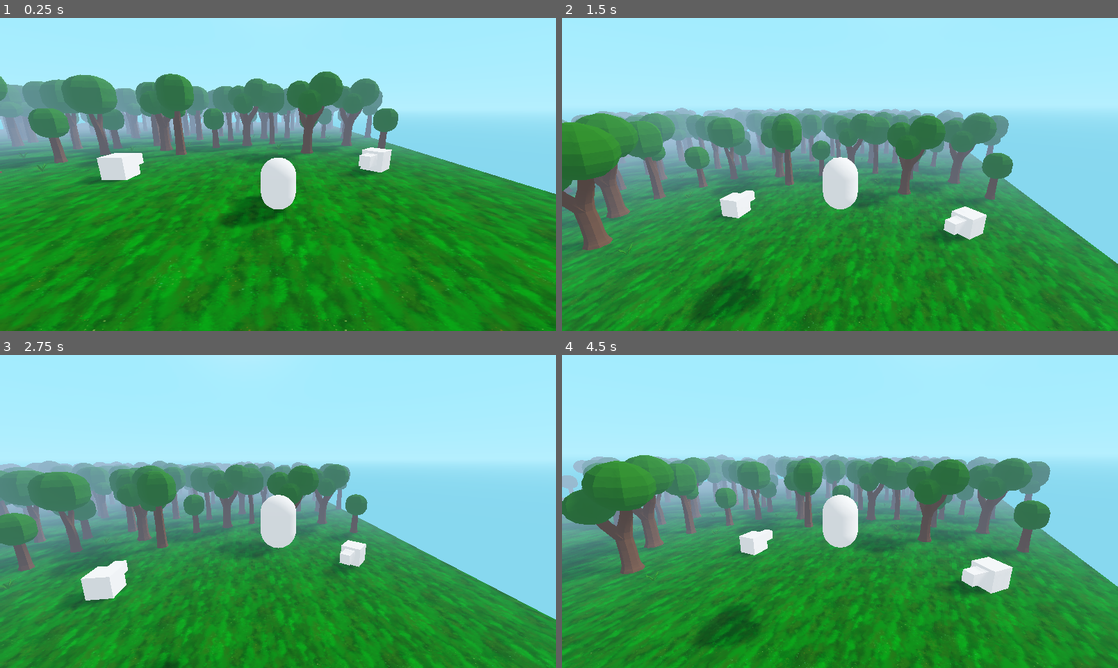
Above: before the commit, frames 1-4 (two rows, left to right).
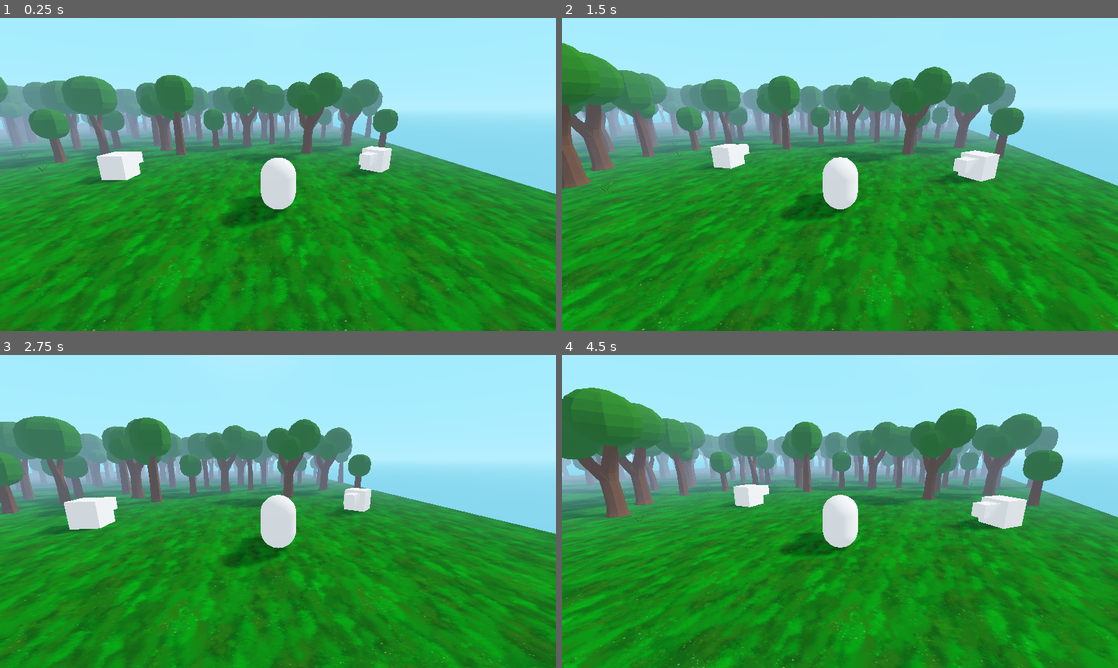
Above: after the commit, the same moments.

Repository: robbyhunt/godot-demos
Game: Godot game, scene res://TestScene/TestScene.tscn
Same seed, same stepped clock (60 frames per second), same inputs: the game is played once before the commit and once after it.
Inputs (mouse positions are in pixels of both pictures, inside the frame that each line leads up to):
- Up to frame 1 (0.25 s): no input
- Up to frame 2 (1.5 s): tap Enter (ui_accept) at 0.5, 0.77 s; move the mouse to (867, 174) at 0.52 s; hold Up (ui_up) from 0.53 s (still down); tap Space at 0.6, 1.35 s; move the mouse to (812, 174) at 1.27 s
- Up to frame 3 (2.75 s): keep holding Up (ui_up); tap Enter (ui_accept) at 1.52 s; move the mouse to (289, 505) at 2.02 s; tap Space at 2.1 s
- Up to frame 4 (4.5 s): keep holding Up (ui_up); move the mouse to (834, 517) at 2.77 s; tap Space at 2.85, 3.6, 4.35 s; tap Enter (ui_accept) at 3.02, 3.77 s; move the mouse to (878, 514) at 3.52 s; move the mouse to (795, 508) at 4.27 s

The runs differ from the first frame. In frame 1, 0.8% of the frame differs, in the area x 0-81%, y 17-58%; in frame 2, 57%; in frame 3, 51%; in frame 4, 58%, in the area x 0-100%, y 10-100%.

Commit message:
transitions into and out of combat

Diff:
--- a/Turn based combat/CombatSystem/ActiveTurnQueue.gd
+++ b/Turn based combat/CombatSystem/ActiveTurnQueue.gd
@@ -39,6 +39,10 @@
 			_party_members.append(battler)
 		else:
 			_opponents.append(battler)
+
+	# Wait for battlers to get into position before starting the combat logic
+	# REPLACE at some point with a check that each participating battler is ready
+	yield(get_tree().create_timer(2.5), "timeout")
 	set_is_active(true)
 
 
--- a/Turn based combat/CombatSystem/Battler/Animation/BattlerAnim.gd
+++ b/Turn based combat/CombatSystem/Battler/Animation/BattlerAnim.gd
@@ -13,17 +13,33 @@
 # Controls the direction in which the battler looks and moves.
 export (Direction) var direction := Direction.RIGHT setget set_direction
 
-var _translation_start := Vector3.ZERO
-
 onready var anim_player: AnimationPlayer = $Pivot/AnimationPlayer
 onready var anim_player_damage: AnimationPlayer = $Pivot/AnimationPlayerDamage
 onready var anchor_front: Spatial = $FrontAnchor
 onready var anchor_top: Spatial = $TopAnchor
 onready var tween: Tween = $Tween
+onready var battler_base = get_parent()
 
 
-func _ready() -> void:
-	_translation_start = translation
+func combat_init(target_posit: Vector3, enemy_posit: Vector3):
+	# Look at target move position, then move to it
+	battler_base.look_at(target_posit, Vector3.UP)
+	tween.interpolate_property(battler_base, "global_transform:origin", battler_base.global_transform.origin, target_posit, 2, Tween.TRANS_QUAD)
+	tween.start()
+	yield(tween, "tween_completed")
+
+	# I need to know the target rotation_degrees but idk how to do that without applying the altered transform.
+	# Tweening the transform gives a weird effect so I'm setting the new transform, grabbing the rot value,
+	# then setting the og transform back BEFORE tweening to rotate. I know this is terrible but it's temporary lol.
+	# REPLACE
+	var start_transform = battler_base.global_transform
+	var target_transform = battler_base.global_transform.looking_at(enemy_posit, Vector3.UP)
+	battler_base.global_transform = target_transform
+	var target_rot = battler_base.rotation_degrees
+	battler_base.global_transform = start_transform
+	# Smooth look at the enemy position
+	tween.interpolate_property(battler_base, "rotation_degrees", battler_base.rotation_degrees, target_rot, 1, Tween.TRANS_QUAD)
+	tween.start()
 
 
 func play(anim_name: String) -> void:
--- a/Turn based combat/CombatSystem/Battler/Battler.gd
+++ b/Turn based combat/CombatSystem/Battler/Battler.gd
@@ -67,11 +67,10 @@
 
 # Called when combat is started to move battler into position and have it look at the enemy.
 # Also disables controller if battler is player controlled.
-func battle_posit_setup(move_posit, look_posit) -> void:
+func combat_init(target_posit: Vector3, enemy_posit: Vector3) -> void:
 	if is_player_controlled():
 		get_node("Controller").active = false
-	global_transform.origin = move_posit
-	look_at(look_posit, Vector3.UP)
+	battler_anim.combat_init(target_posit, enemy_posit)
 
 
 # Called on player battler when combat ends in victory
--- a/Turn based combat/CombatSystem/Battler/Characters/Bear.tscn
+++ b/Turn based combat/CombatSystem/Battler/Characters/Bear.tscn
@@ -42,9 +42,6 @@
 
 [node name="BattlerAnim" parent="." instance=ExtResource( 8 )]
 
-[node name="Pivot" parent="BattlerAnim" index="0"]
-transform = Transform( 1, 0, 0, 0, 1, 0, 0, 0, 1, 0, 0, 0 )
-
 [node name="MeshInstance" type="MeshInstance" parent="BattlerAnim/Pivot" index="0"]
 transform = Transform( 1, 0, 0, 0, -4.37114e-08, 1, 0, -1, -4.37114e-08, 0, 1.5, 0 )
 mesh = SubResource( 2 )
--- a/Turn based combat/CombatSystem/CombatDemo.gd
+++ b/Turn based combat/CombatSystem/CombatDemo.gd
@@ -9,7 +9,7 @@
 onready var ui_turn_bar := $UI/UITurnBar
 onready var ui_battler_hud_list := $UI/UIBattlerHUDList
 onready var ui_damage_label_builder := $UI/UIDamageLabelBuilder
-onready var camera = $Camera
+onready var camera := $Camera
 
 
 func _ready() -> void:
@@ -27,7 +27,6 @@
 	ui_turn_bar.setup(battlers)
 	ui_battler_hud_list.setup(in_party)
 	ui_damage_label_builder.setup(battlers, active_turn_queue)
-	camera.set_current(true)
 
 
 # Returns an array of `Battler` who are in the same team as `actor`, including `actor`.
--- a/Turn based combat/CombatSystem/CombatDemo.tscn
+++ b/Turn based combat/CombatSystem/CombatDemo.tscn
@@ -12,7 +12,7 @@
 [node name="CombatDemo" type="Spatial"]
 script = ExtResource( 2 )
 
-[node name="Camera" type="Camera" parent="."]
+[node name="Camera" type="Position3D" parent="."]
 transform = Transform( 0.679556, -0.186076, 0.709633, 0, 0.967299, 0.25364, -0.733623, -0.172363, 0.657334, 7.90062, 4.50731, 6.19524 )
 
 [node name="Player" type="Position3D" parent="."]
--- a/Turn based combat/TestScene/TestScene.gd
+++ b/Turn based combat/TestScene/TestScene.gd
@@ -22,15 +22,36 @@
 	# Connect to end of combat signal from new combat scene to determine what happens after
 	new_combat.connect("combat_ended", self, "_on_combat_end")
 
+	# Spawn a new camera at the player's camera location, then move it to the battle camera position and set it active
+	var player_camera_posit = player_battler.get_node("Controller/InnerGimbal/Camera").global_transform
+	var new_camera = Camera.new()
+	var new_tween = Tween.new()
+	new_tween.name = "Tween"
+	new_camera.add_child(new_tween)
+	new_camera.global_transform = player_camera_posit
+	new_camera.name = "CombatCamera"
+	new_combat.add_child(new_camera)
+	new_camera.set_current(true)
+	new_tween.interpolate_property(new_camera, "global_transform", player_camera_posit, new_combat.camera.global_transform, 3, Tween.TRANS_CUBIC, Tween.EASE_OUT)
+	new_tween.start()
+
 	# Disable player controller and move battlers to battle position, then have them look at each other
-	player_battler.battle_posit_setup(new_combat.get_node("Player").global_transform.origin, new_combat.get_node("Enemy").global_transform.origin)
-	enemy_battler.battle_posit_setup(new_combat.get_node("Enemy").global_transform.origin, new_combat.get_node("Player").global_transform.origin)
+	player_battler.combat_init(new_combat.get_node("Player").global_transform.origin, new_combat.get_node("Enemy").global_transform.origin)
+	enemy_battler.combat_init(new_combat.get_node("Enemy").global_transform.origin, new_combat.get_node("Player").global_transform.origin)
 
+	# Start combat nodes setup + init battle
 	new_combat.setup([enemy_battler, player_battler])
 
 
 func _on_combat_end(result: String):
 	if result == "Victory":
-		yield(get_tree().create_timer(2.0), "timeout")
+		var tween = _combat_scene.get_node("CombatCamera/Tween")
+		var camera = _combat_scene.get_node("CombatCamera")
+		var player_camera = _player_battler.get_node("Controller/InnerGimbal/Camera")
+		tween.interpolate_property(camera, "global_transform", camera.global_transform, player_camera.global_transform, 3, Tween.TRANS_CUBIC, Tween.EASE_OUT)
+		tween.start()
+		yield(tween, "tween_completed")
 		_player_battler.end_combat()
 		_combat_scene.queue_free()
+		_combat_scene = null
+		_player_battler = null
--- a/Turn based combat/TestScene/TestScene.tscn
+++ b/Turn based combat/TestScene/TestScene.tscn
@@ -45,7 +45,7 @@
 shadow_enabled = true
 
 [node name="CSGBox" type="CSGBox" parent="."]
-transform = Transform( 1, 0, 0, 0, 1, 0, 0, 0, 1, -22, 0, -32 )
+transform = Transform( 1, 0, 0, 0, 1, 0, 0, 0, 1, -22, -0.125, -32 )
 use_collision = true
 width = 100.0
 height = 0.25
@@ -53,7 +53,7 @@
 material = SubResource( 1 )
 
 [node name="Trees" type="Spatial" parent="."]
-transform = Transform( 2, 0, 0, 0, 2, 0, 0, 0, 2, 0, 0.125, 0 )
+transform = Transform( 2, 0, 0, 0, 2, 0, 0, 0, 2, 0, -0.125, 0 )
 
 [node name="Hilly_Prop_Tree_Oak_4" parent="Trees" instance=ExtResource( 6 )]
 transform = Transform( 1, 0, 0, 0, 1, 0, 0, 0, 1, 0.0591846, -1.19209e-07, -11.4789 )
@@ -119,7 +119,7 @@
 transform = Transform( 1, 0, 0, 0, 1, 0, 0, 0, 1, -3.55672, 0, -6.62781 )
 
 [node name="Hilly_Prop_Tree_Oak_29" parent="Trees" instance=ExtResource( 2 )]
-transform = Transform( 1, 0, 0, 0, 1, 0, 0, 0, 1, -7.68304, 0.225009, 2.17352 )
+transform = Transform( 1, 0, 0, 0, 1, 0, 0, 0, 1, -7.68304, 0.0152049, 2.17352 )
 
 [node name="Hilly_Prop_Tree_Oak_30" parent="Trees" instance=ExtResource( 2 )]
 transform = Transform( 1, 0, 0, 0, 1, 0, 0, 0, 1, 3.02474, 0, -13.2724 )
@@ -224,7 +224,7 @@
 transform = Transform( 1, 0, 0, 0, 1, 0, 0, 0, 1, -3.55672, 0, -28.9493 )
 
 [node name="Hilly_Prop_Tree_Oak_55" parent="Trees" instance=ExtResource( 2 )]
-transform = Transform( 1, 0, 0, 0, 1, 0, 0, 0, 1, -7.68304, 0.225009, -20.1479 )
+transform = Transform( 1, 0, 0, 0, 1, 0, 0, 0, 1, -7.68304, -0.0149799, -20.1479 )
 
 [node name="Hilly_Prop_Tree_Oak_56" parent="Trees" instance=ExtResource( 2 )]
 transform = Transform( 1, 0, 0, 0, 1, 0, 0, 0, 1, 3.02474, 0, -35.5938 )
@@ -386,7 +386,7 @@
 transform = Transform( -0.94221, 0, -0.335024, 0, 1, 0, 0.335024, 0, -0.94221, -19.343, 0, -11.7948 )
 
 [node name="Hilly_Prop_Tree_Oak_121" parent="Trees" instance=ExtResource( 2 )]
-transform = Transform( -0.94221, 0, -0.335024, 0, 1, 0, 0.335024, 0, -0.94221, -18.4038, 0.225009, -21.4699 )
+transform = Transform( -0.94221, 0, -0.335024, 0, 1, 0, 0.335024, 0, -0.94221, -18.4038, -0.0917717, -21.4699 )
 
 [node name="Hilly_Prop_Tree_Oak_122" parent="Trees" instance=ExtResource( 2 )]
 transform = Transform( -0.94221, 0, -0.335024, 0, 1, 0, 0.335024, 0, -0.94221, -23.318, 0, -3.32928 )
@@ -482,7 +482,7 @@
 transform = Transform( 0.97276, 0, 0.231816, 0, 1, 0, -0.231816, 0, 0.97276, -25.2884, 0, -27.2744 )
 
 [node name="Hilly_Prop_Tree_Oak_154" parent="Trees" instance=ExtResource( 2 )]
-transform = Transform( 0.97276, 0, 0.231816, 0, 1, 0, -0.231816, 0, 0.97276, -27.262, 0.225009, -17.7562 )
+transform = Transform( 0.97276, 0, 0.231816, 0, 1, 0, -0.231816, 0, 0.97276, -27.262, 0.00112882, -17.7562 )
 
 [node name="Hilly_Prop_Tree_Oak_155" parent="Trees" instance=ExtResource( 2 )]
 transform = Transform( 0.97276, 0, 0.231816, 0, 1, 0, -0.231816, 0, 0.97276, -20.4265, 0, -35.2636 )
--- a/Turn based combat/ThirdPersonController/Controller.gd
+++ b/Turn based combat/ThirdPersonController/Controller.gd
@@ -72,10 +72,10 @@
 					Direction.x += 1
 				KEY_D:
 					Direction.x -= 1
-				KEY_SPACE:
-					if not IsAirborne:
-						CurrentVerticalSpeed = Vector3(0,MaxJump,0)
-						IsAirborne = true
+				#KEY_SPACE:
+				#	if not IsAirborne:
+				#		CurrentVerticalSpeed = Vector3(0,MaxJump,0)
+				#		IsAirborne = true
 		Direction.z = clamp(Direction.z, -1,1)
 		Direction.x = clamp(Direction.x, -1,1)
 
